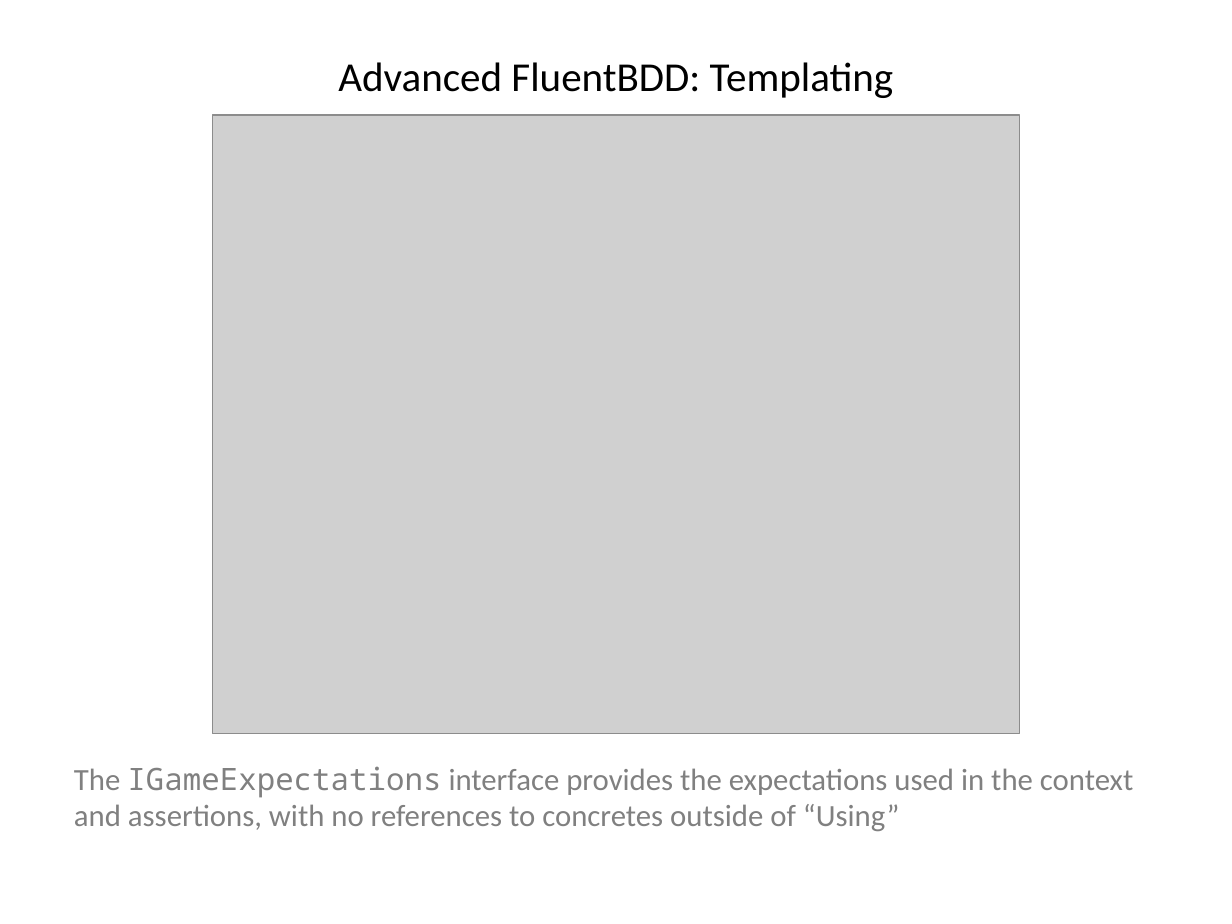
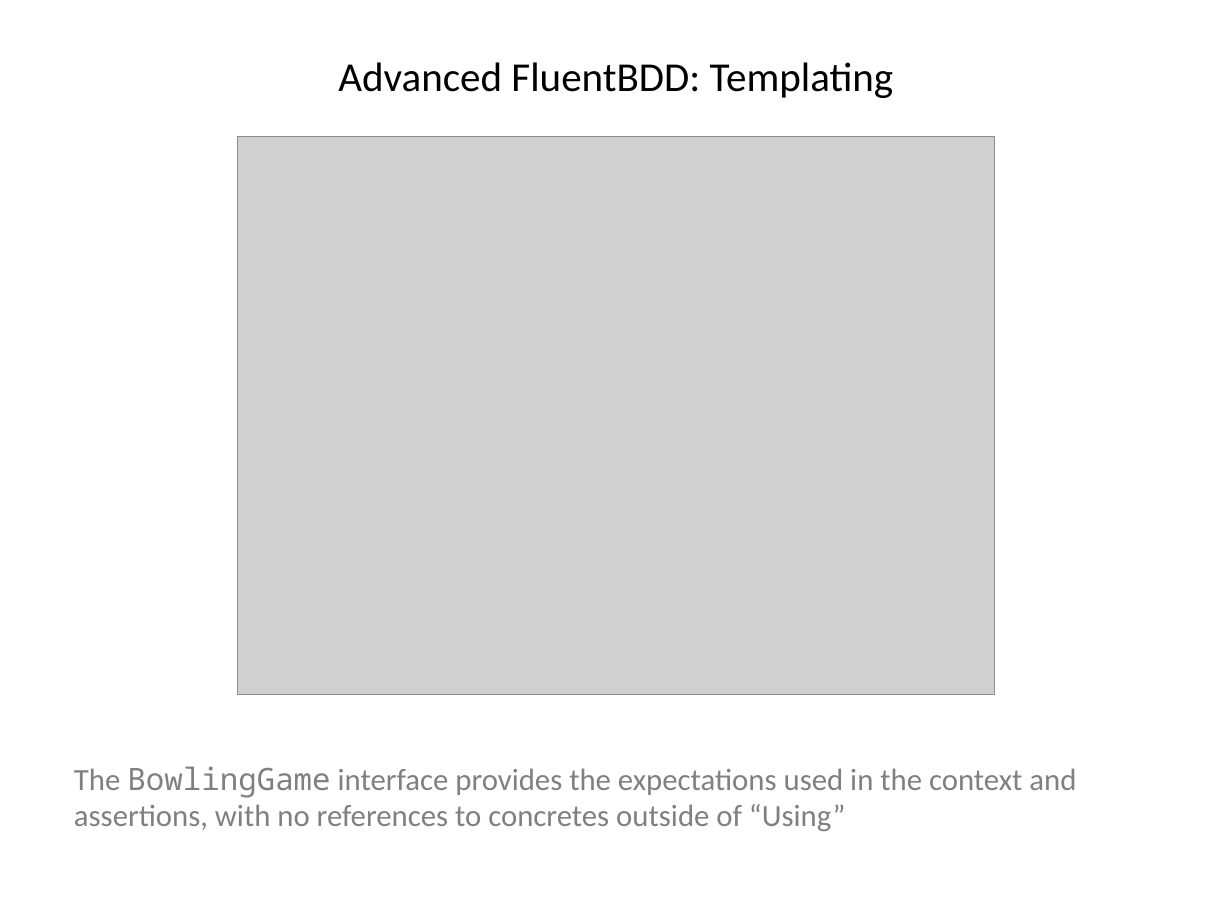
Before and after one commit to i-e-b/FluentBdd, a slide deck: slide 96 of FluentBDD/Fluent BDD.pptx (slide 93 before the commit). Drawn at 1232x924 pixels with LibreOffice and Linux fonts; fonts in the diff are those of the drawing; grey boxes stand for pictures. Boxes give left, top, right and bottom in pixels: in the first picture for what was removed or moved away, otherwise in the second. Text is boxed around its words. In the diff, an @@ line names an element or a change of style, - is before the commit and + after.

Commit message:
Outside-in tests (renamed Feature to Behaviour); Renaming 'With' to 'Given to better match normal BDD language; Split template/concrete concept, moving toward the idea of general proofs. Updated powerpoint slides.

```diff
--- a/FluentBDD/Fluent BDD.pptx
+++ b/FluentBDD/Fluent BDD.pptx
@@ picture: place and size @@
-picture at (212,115,1019,733)
+picture at (238,137,995,695)
@@ text at (74,766,1076,831): text changed @@
-The IGameExpectations interface provides the expectations used in the context and assertions, with no references to concretes outside of “Using”
+The BowlingGame interface provides the expectations used in the context and assertions, with no references to concretes outside of “Using”
```
Also in this commit, not shown: 69 other slides changed, 9 slides added, 16 slides removed, 25 other files.
